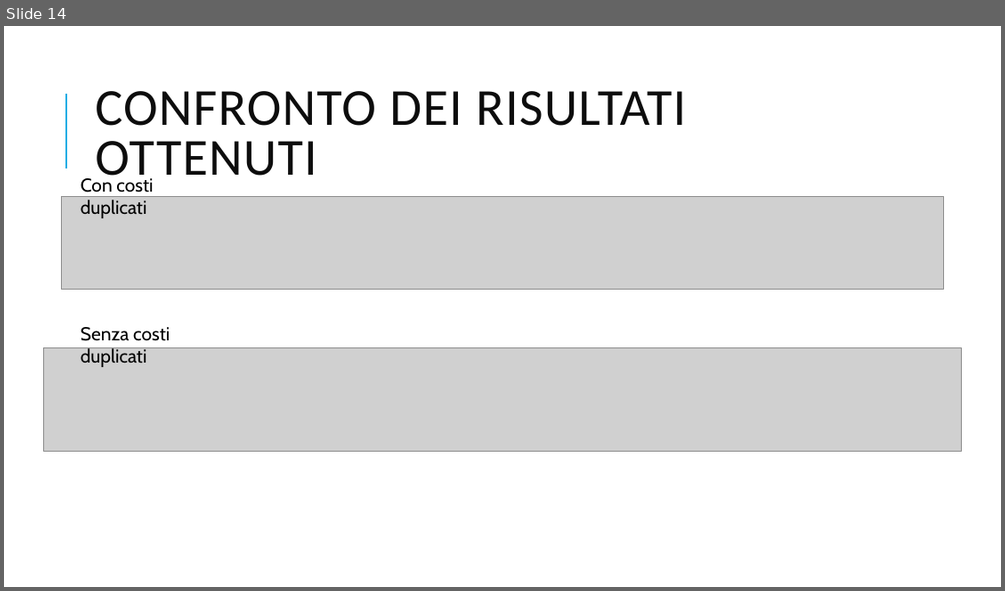
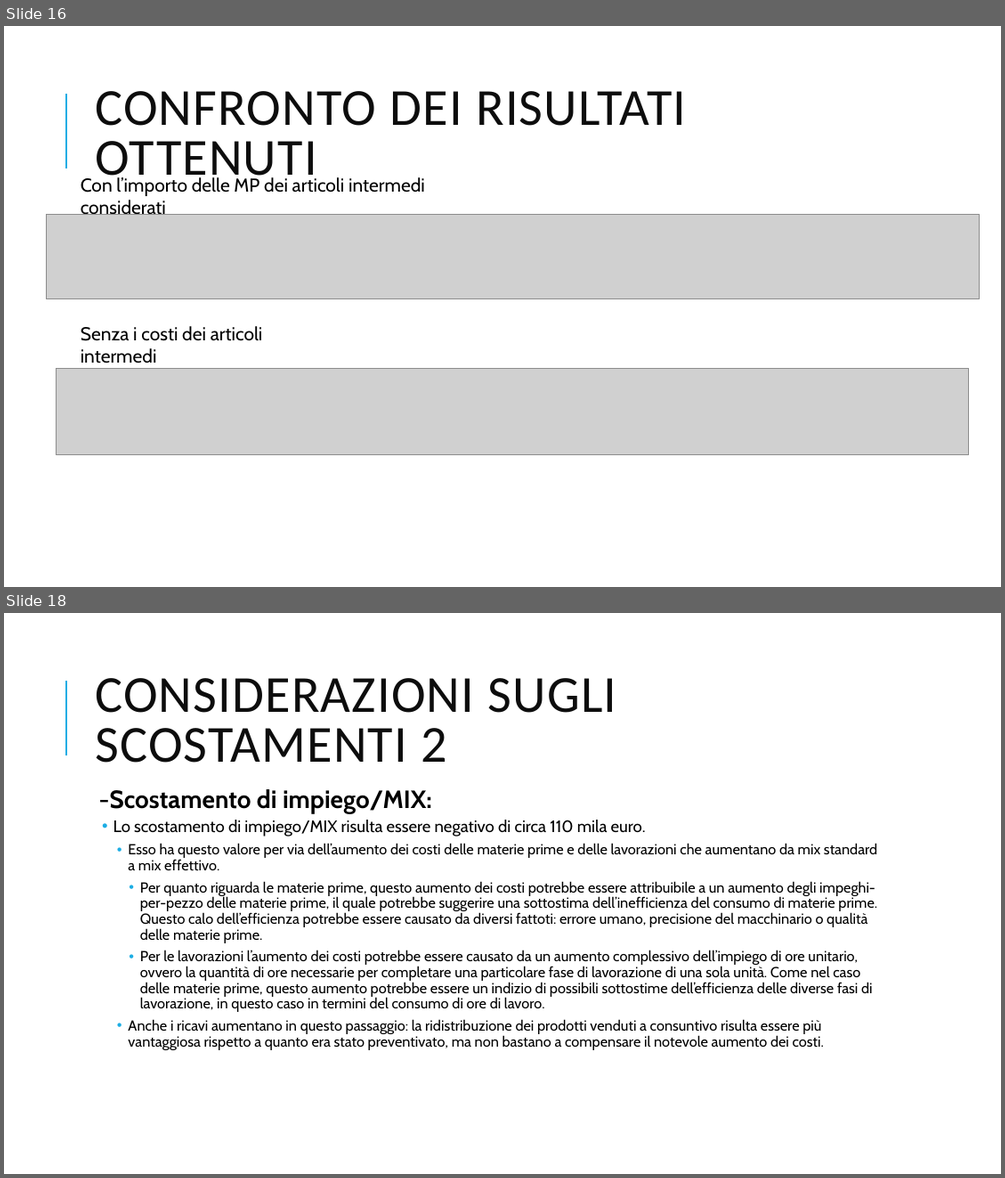
Before and after one commit to VinciGit00/SCGProject, a slide deck: Document/PresentazioneProgetto.pptx. Shown one above the other, each under a label of ours: slide 14 before the commit, slides 16 and 18 after it; the slides between them are not shown. The pictures are 1005x591 and 1005x1178 pixels, drawn with LibreOffice and Linux fonts; fonts in the diff are those of the drawing; grey boxes stand for pictures. Boxes give left, top, right and bottom in pixels: in the first picture for what was removed or moved away, otherwise in the second. Text is boxed around its words. In the diff, an @@ line names an element or a change of style, - is before the commit and + after.

```diff
--- a/Document/PresentazioneProgetto.pptx
+++ b/Document/PresentazioneProgetto.pptx
@@ slide 18 added at (4,613,1001,1174), background #FFFFFF; not listed: 1 template element that a slide beside it also shows @@
@@ title added at (95,678,617,763), 50 pt, text #0D0D0D @@
+CONSIDERAZIONI SUGLI SCOSTAMENTI 2
@@ text added at (99,789,877,1050), 14 pt, text #000000 @@
+  -Scostamento di impiego/MIX:
+  • Lo scostamento di impiego/MIX risulta essere negativo di circa 110 mila euro.
+    • Esso ha questo valore per via dell’aumento dei costi delle materie prime e delle lavorazioni che aumentano da mix standard a mix effettivo.
+      • Per quanto riguarda le materie prime, questo aumento dei costi potrebbe essere attribuibile a un aumento degli impeghi-per-pezzo delle materie prime, il quale potrebbe suggerire una sottostima dell’inefficienza del consumo di materie prime. Questo calo dell’efficienza potrebbe essere causato da diversi fattoti: errore umano, precisione del macchinario o qualità delle materie prime.
+      • Per le lavorazioni l’aumento dei costi potrebbe essere causato da un aumento complessivo dell’impiego di ore unitario, ovvero la quantità di ore necessarie per completare una particolare fase di lavorazione di una sola unità. Come nel caso delle materie prime, questo aumento potrebbe essere un indizio di possibili sottostime dell’efficienza delle diverse fasi di lavorazione, in questo caso in termini del consumo di ore di lavoro.
+    • Anche i ricavi aumentano in questo passaggio: la ridistribuzione dei prodotti venduti a consuntivo risulta essere più vantaggiosa rispetto a quanto era stato preventivato, ma non bastano a compensare il notevole aumento dei costi.
@@ what was slide 14 is now slide 16 @@
@@ slide 16 changed as well @@
@@ text at (81,177,425,215): text changed @@
-Con costi duplicati
+Con l’importo delle MP dei articoli intermedi considerati
@@ picture: place and size @@
-picture at (62,197,944,289)
+picture at (46,215,979,299)
@@ text at (81,326,263,369): text changed @@
-Senza costi duplicati
+Senza i costi dei articoli intermedi
@@ picture: place and size @@
-picture at (44,347,962,451)
+picture at (57,369,970,455)
```
Also in this commit, not shown: 11 other slides changed, 6 other slides added, 8 slides removed, 6 other files.
